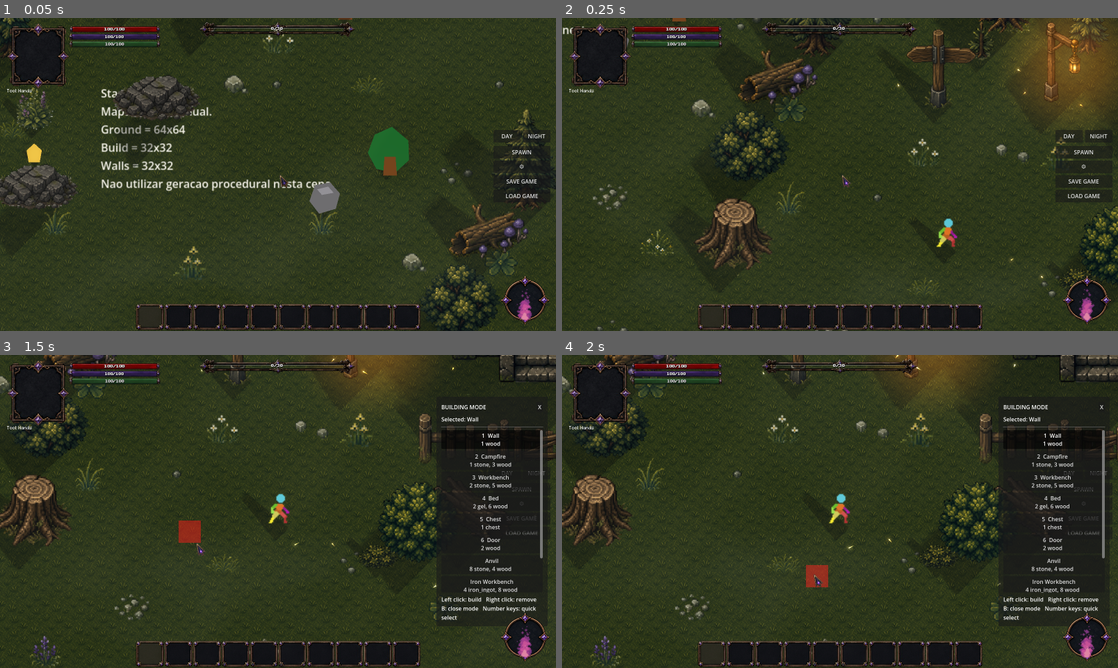
Above: before the commit, frames 1-4 (two rows, left to right).
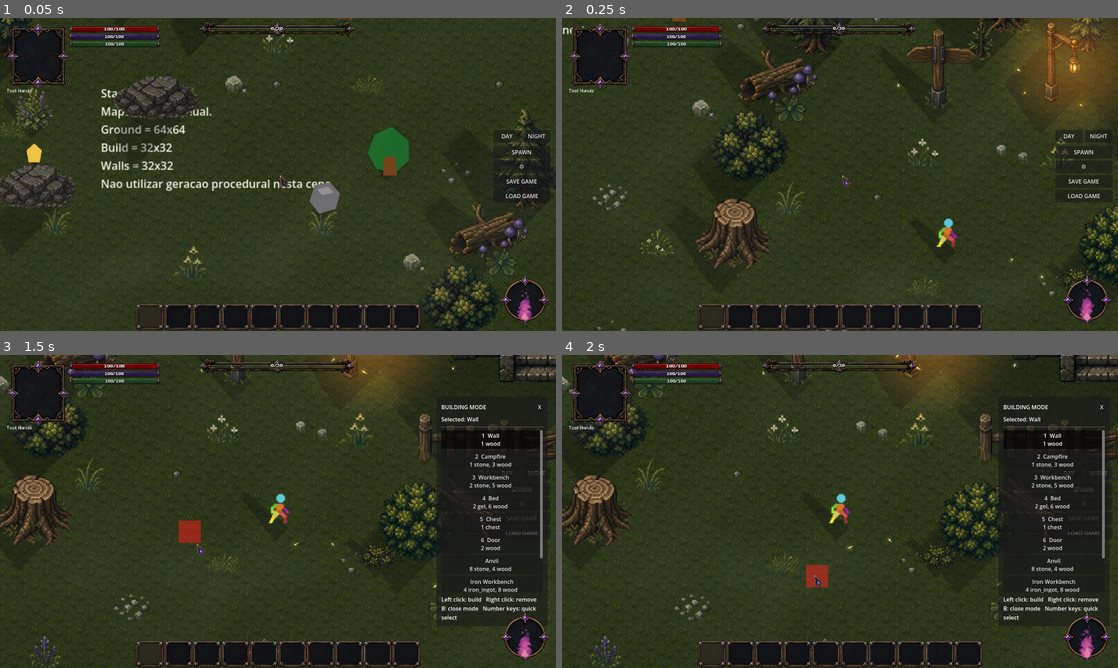
Above: after the commit, the same moments.

Repository: ramonsamagaio/Oathwake-Main
Game: Godot game, scene res://scenes/game/Game.tscn
The game is run twice, just before and just after one commit, with the same random seed, the same clock (stepped at 60 frames per second) and the same inputs. This scene is started directly instead of the project's main scene.
Inputs (mouse positions are in pixels of both pictures, inside the frame that each line leads up to):
- Up to frame 1 (0.05 s): no input
- Up to frame 2 (0.25 s): no input
- Up to frame 3 (1.5 s): tap Enter at 0.5 s; move the mouse to (400, 495) at 0.52 s; hold D 0.53-1.25 s; tap B at 0.6 s; click (400, 495) at 0.67 s; tap Space at 0.77 s; drag from (166, 527) to (250, 574) at 1.27 s
- Up to frame 4 (2 s): no input

The runs differ from the first frame. In frame 1, 0.4% of the frame differs, in the area x 0-99%, y 0-100%; in frame 2, 0.4%; in frame 3, 0.2%; in frame 4, 0.2%.

Commit message:
Trace validated universal shadow mask construction

Diff:
--- a/scripts/effects/ShadowProfileLibrary.gd
+++ b/scripts/effects/ShadowProfileLibrary.gd
@@ -198,7 +198,11 @@
 		return cached as Texture2D
 
 	var resolution := Vector2i(64, 128)
+	print_verbose("SHADOW_PROFILE_MASK_BUILD_BEGIN id=%s size=%dx%d" % [profile_id, resolution.x, resolution.y])
 	var image := Image.create(resolution.x, resolution.y, false, Image.FORMAT_RGBA8)
+	if image == null or image.is_empty() or image.get_width() != resolution.x or image.get_height() != resolution.y:
+		push_error("ShadowProfileLibrary could not allocate the %dx%d mask for '%s'." % [resolution.x, resolution.y, profile_id])
+		return null
 	image.fill(Color.TRANSPARENT)
 	var root_width_ratio := clampf(float(profile.get("root_width_ratio", 0.8)), 0.05, 1.0)
 	var tip_width_ratio := clampf(float(profile.get("tip_width_ratio", 0.4)), 0.02, 1.0)
@@ -219,7 +223,11 @@
 			if alpha > 0.001:
 				image.set_pixel(pixel_x, pixel_y, Color(1.0, 1.0, 1.0, alpha))
 
+	print_verbose("SHADOW_PROFILE_MASK_BUILD_TEXTURE id=%s image=%dx%d empty=%s" % [profile_id, image.get_width(), image.get_height(), str(image.is_empty())])
 	var texture := ImageTexture.create_from_image(image)
+	if texture == null or texture.get_width() <= 0 or texture.get_height() <= 0:
+		push_error("ShadowProfileLibrary created an invalid texture for '%s'." % profile_id)
+		return null
 	_mask_texture_cache[cache_key] = texture
 	return texture
 
